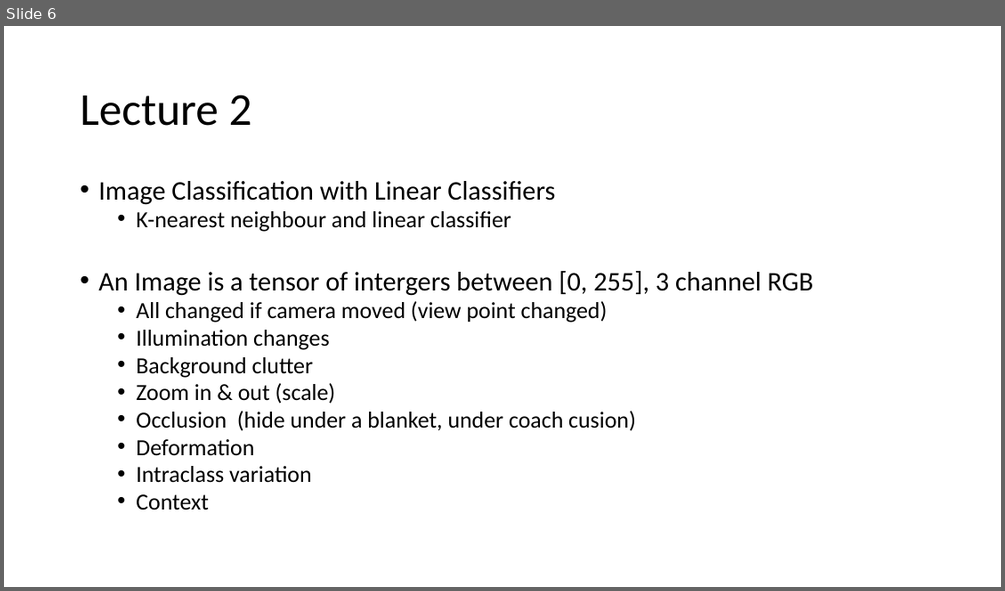
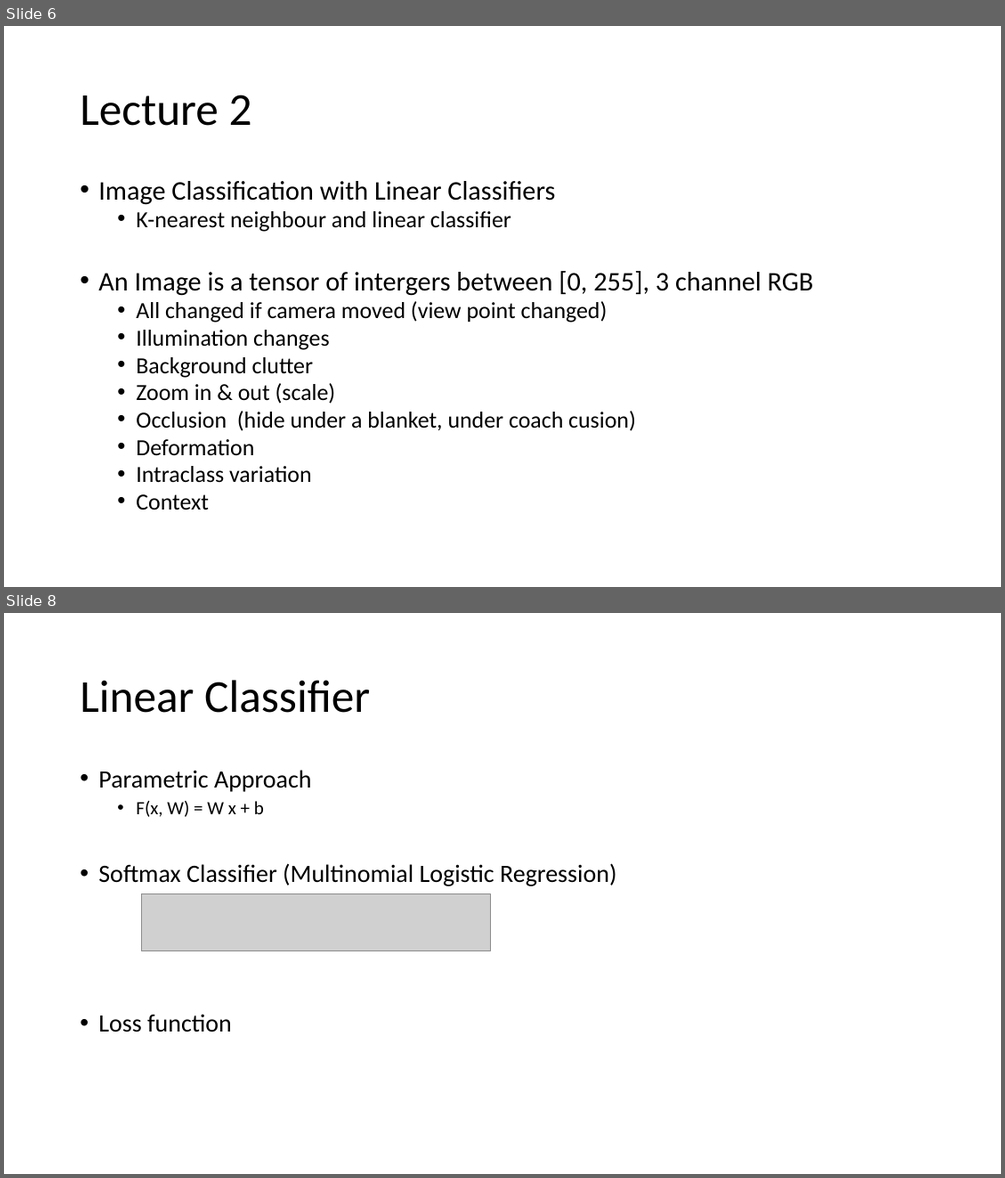
Before and after one commit to marvinxu99/AI_Computer_Vision, a slide deck: Docs/__mx_Standford_CS231N - Computer Vision.pptx. Shown one above the other, each under a label of ours: slide 6 before the commit, slides 6 and 8 after it; the slides between them are not shown. The pictures are 1005x591 and 1005x1178 pixels, drawn with LibreOffice and Linux fonts; fonts in the diff are those of the drawing; grey boxes stand for pictures. Boxes give left, top, right and bottom in pixels: in the first picture for what was removed or moved away, otherwise in the second. Text is boxed around its words. In the diff, an @@ line names an element or a change of style, - is before the commit and + after.

```diff
--- a/Docs/__mx_Standford_CS231N - Computer Vision.pptx
+++ b/Docs/__mx_Standford_CS231N - Computer Vision.pptx
@@ slide 8 added at box(4, 613, 1001, 1174), background #FFFFFF @@
@@ title added at box(80, 680, 370, 713), 44 pt, text #000000 @@
+Linear Classifier
@@ text added at box(98, 770, 616, 1032), 24 pt, text #000000 @@
+• Parametric Approach
+  • F(x, W) = W x + b
+• Softmax Classifier (Multinomial Logistic Regression)
+• Loss function
@@ picture added at box(142, 893, 491, 951) @@
```
Also in this commit, not shown: 5 other slides added, 4 other files.
